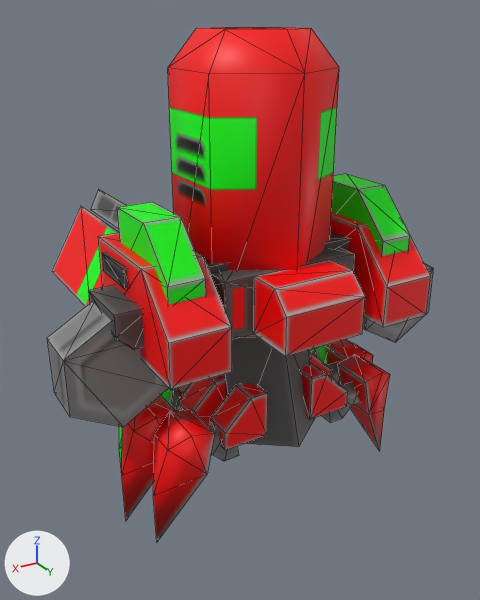
Before and after pictures for a commit that changed the Blender file Union_finished_raw/crawler_trooper/crawler_trooper.blend.
Camera for both pictures: a camera (50 mm lens) standing at (2.3, 3.62, 3.19) and looking at (0.06, -0.1, 1.33). Every picture has the same lights, and +X, +Y and +Z are marked at lower left. Mesh edges are drawn as thin lines.

Names of what the first picture shows: 'crawler_trooper'.
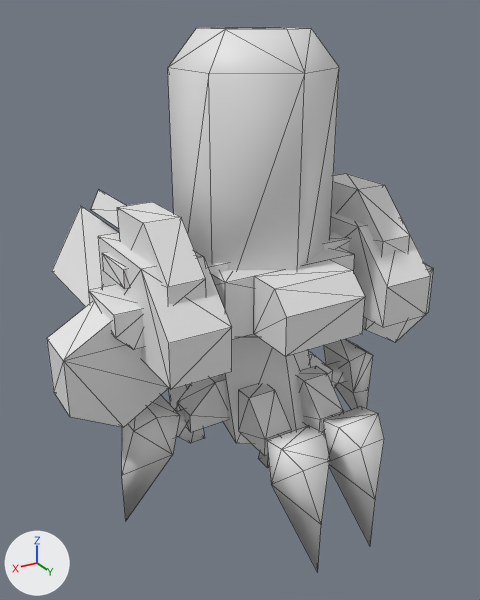
The newer file is also rescaled (x1.694) as a whole; pictures and numbers use the older file's frame.

Boxes (x1, y1, x2, y2) around the edits, measured in the pictures (480 x 600 px; the box of a moved part takes in the faces that stretch with it):
'crawler_trooper', reshaped: before (47, 27, 433, 542); after (47, 27, 433, 572)
part 1 of me_cube_001, moved or reshaped: before (211, 427, 239, 461); after (258, 435, 279, 468)
part 2 of me_cube_001, moved or reshaped: before (210, 384, 268, 450); after (239, 384, 291, 456)
part 3 of me_cube_001, moved or reshaped: before (153, 409, 215, 542); after (267, 425, 330, 572)
part 4 of me_cube_001, moved or reshaped (not visible afterwards): before (171, 388, 180, 411)
part 5 of me_cube_001, moved or reshaped (not visible afterwards): before (178, 384, 190, 398)
part 6 of me_cube_001, moved or reshaped: before (119, 388, 173, 474); after (169, 385, 187, 410)
part 7 of me_cube_001, moved or reshaped (not visible afterwards): before (322, 382, 360, 422)
part 8 of me_cube_001, moved or reshaped: before (301, 362, 348, 420); after (297, 366, 344, 433)
part 9 of me_cube_001, moved or reshaped: before (337, 354, 390, 451); after (323, 406, 384, 546)
part 10 of me_cube_001, moved or reshaped (not visible afterwards): before (308, 344, 328, 365)
part 11 of me_cube_001, recoloured (red to grey): (47, 27, 433, 519) in both

Diff of the bpy script that builds the scene:
```diff
--- a/Union_finished_raw/crawler_trooper/crawler_trooper.blend.py
+++ b/Union_finished_raw/crawler_trooper/crawler_trooper.blend.py
@@ me_cube_001 @@
 # used by ob_crawler_trooper; location = (0.0, 0.0, 0.109)
-me_cube_001.from_pydata(...)  # 382 vertices, 577 faces; spans x -1.44..1.44, y -1.43..0.79, z -0.19..3.0
+me_cube_001.from_pydata(...)  # 382 vertices, 577 faces; spans x -1.44..1.44, y -1.43..1.12, z -0.19..3.0
+# me_cube_001 part 1: the loose piece of 10 vertices spanning x 0.39..0.75, y 0.28..0.42, z 0.34..0.58 is turned 90 degrees about the z axis through its middle, then moved by (-0.35, 0.35, 0.0)
+# me_cube_001 part 2: the loose piece of 10 vertices spanning x 0.18..0.51, y 0.25..0.45, z 0.45..0.78 is turned 90 degrees about the z axis through its middle, then moved by (-0.13, 0.12, 0.0)
+# me_cube_001 part 3: the loose piece of 10 vertices spanning x 0.62..0.99, y 0.19..0.51, z -0.19..0.69 is turned 90 degrees about the z axis through its middle, then moved by (-0.59, 0.58, 0.0)
+# me_cube_001 part 4: the loose piece of 10 vertices spanning x 0.39..0.75, y -0.32..-0.18, z 0.34..0.58 is turned -90 degrees about the z axis through its middle, then moved by (-0.35, -0.35, 0.0)
+# me_cube_001 part 5: the loose piece of 10 vertices spanning x 0.18..0.51, y -0.35..-0.15, z 0.45..0.78 is turned -90 degrees about the z axis through its middle, then moved by (-0.12, -0.13, 0.0)
+# me_cube_001 part 6: the loose piece of 10 vertices spanning x 0.62..0.99, y -0.41..-0.09, z -0.19..0.69 is turned -90 degrees about the z axis through its middle, then moved by (-0.58, -0.59, 0.0)
+# me_cube_001 part 7: the loose piece of 10 vertices spanning x -0.75..-0.39, y 0.28..0.42, z 0.34..0.58 is turned -90 degrees about the z axis through its middle, then moved by (0.35, 0.35, 0.0)
+# me_cube_001 part 8: the loose piece of 10 vertices spanning x -0.51..-0.18, y 0.25..0.45, z 0.45..0.78 is turned -90 degrees about the z axis through its middle, then moved by (0.13, 0.12, 0.0)
+# me_cube_001 part 9: the loose piece of 10 vertices spanning x -0.99..-0.62, y 0.19..0.51, z -0.19..0.69 is turned -90 degrees about the z axis through its middle, then moved by (0.59, 0.58, 0.0)
+# me_cube_001 part 10: the loose piece of 10 vertices spanning x -0.99..-0.62, y -0.41..-0.09, z -0.19..0.69 is turned 90 degrees about the z axis through its middle, then moved by (0.58, -0.59, 0.0)
+# me_cube_001 part 11: 577 faces spanning x -1.44..1.44, y -1.43..1.12, z -0.19..3.0 switch from mat_material_001 (picture img_crawler_trooper_template_png) to no material
```
